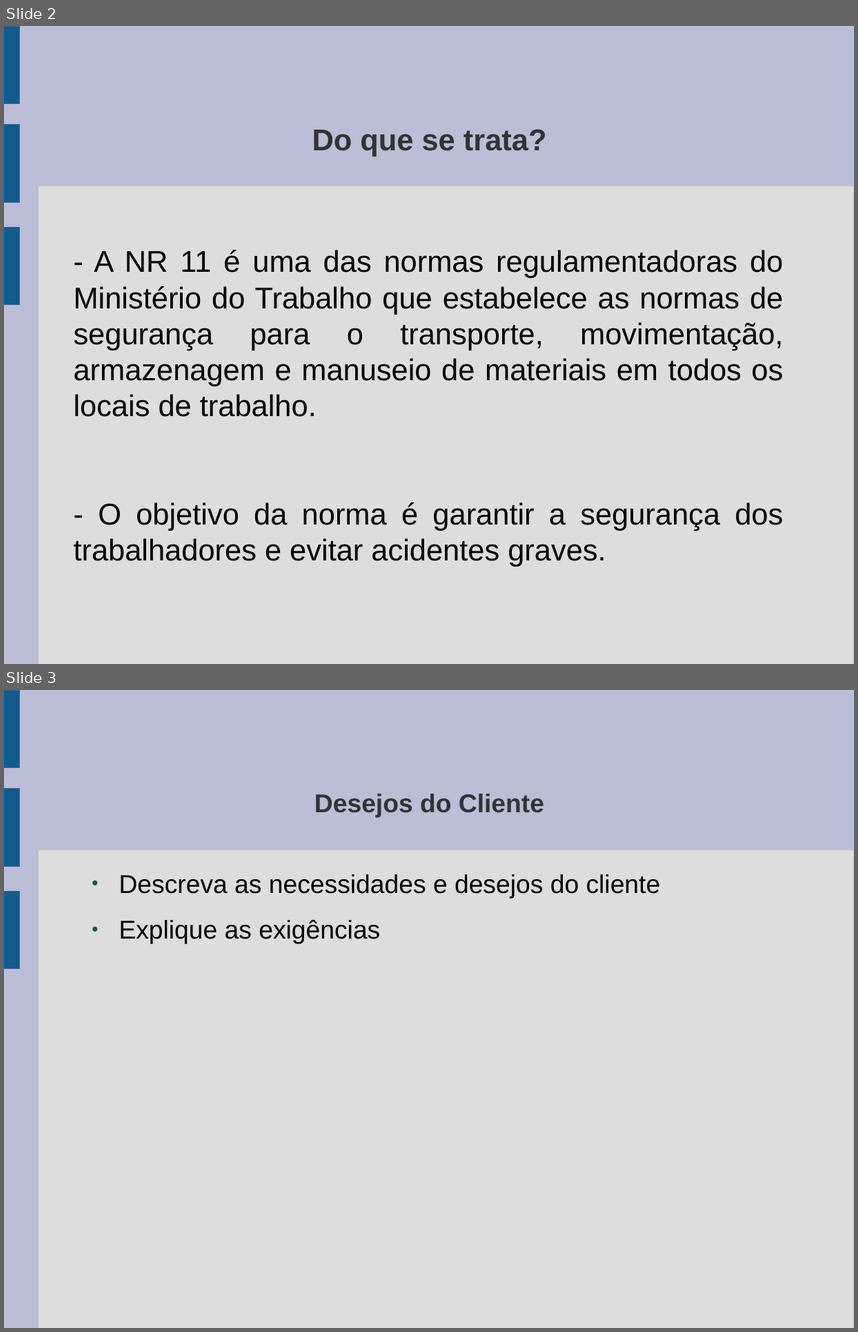
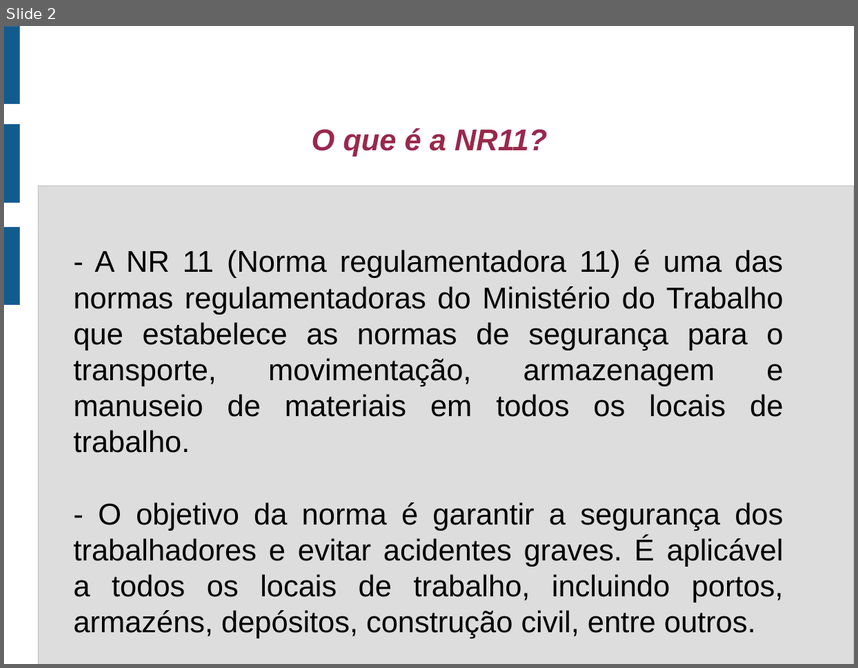
Before and after one commit to jharbes/SEGURANCA-INDUSTRIAL, a slide deck: material_NR11/apresentacaoNR11.odp. Shown one above the other, each under a label of ours: slides 2 and 3 before the commit, slide 2 after it. The pictures are 858x1332 and 858x668 pixels, drawn with LibreOffice and Linux fonts; fonts in the diff are those of the drawing. Boxes give left, top, right and bottom in pixels: in the first picture for what was removed or moved away, otherwise in the second. Text is boxed around its words. In the diff, an @@ line names an element or a change of style, - is before the commit and + after.

```diff
--- a/material_NR11/apresentacaoNR11.odp
+++ b/material_NR11/apresentacaoNR11.odp
@@ slide 3 removed at bbox=[4, 690, 854, 1328], background #BABED6; not listed: 4 template elements that a slide beside it also shows @@
@@ title removed at bbox=[314, 793, 544, 818] @@
-Desejos do Cliente
@@ text removed at bbox=[119, 874, 661, 944] @@
-● Descreva as necessidades e desejos do cliente
-● Explique as exigências
@@ slide 2 changed as well @@
@@ background #BABED6 to #FFFFFF @@
@@ title at bbox=[312, 128, 547, 156]: text changed; text colour #333333 to #99284C; italic on @@
-Do que se trata?
+O que é a NR11?
@@ text at bbox=[74, 250, 784, 602]: text changed @@
-- A NR 11 é uma das normas regulamentadoras do Ministério do Trabalho que estabelece as normas de segurança para o transporte, movimentação, armazenagem e manuseio de materiais em todos os locais de trabalho.
-- O objetivo da norma é garantir a segurança dos trabalhadores e evitar acidentes graves.
+- A NR 11 (Norma regulamentadora 11) é uma das normas regulamentadoras do Ministério do Trabalho que estabelece as normas de segurança para o transporte, movimentação, armazenagem e manuseio de materiais em todos os locais de trabalho.
+- O objetivo da norma é garantir a segurança dos trabalhadores e evitar acidentes graves. É aplicável a todos os locais de trabalho, incluindo portos, armazéns, depósitos, construção civil, entre outros.
```
Also in this commit, not shown: 6 other slides changed, 2 slides added, 2 other files.
